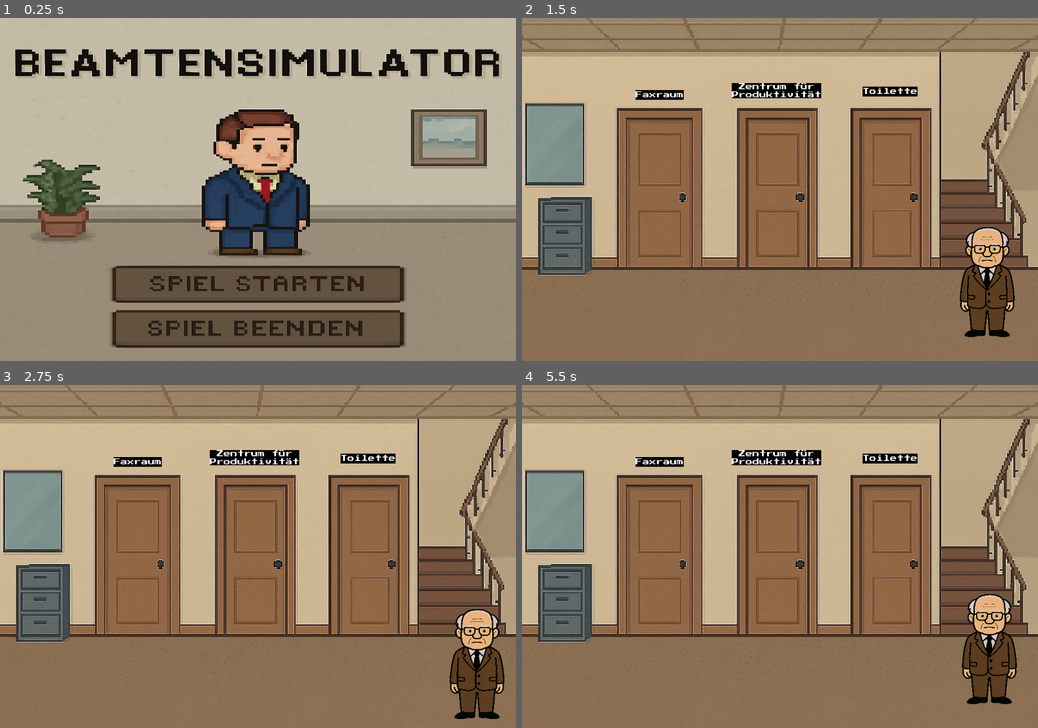
Above: before the commit, frames 1-4 (two rows, left to right).
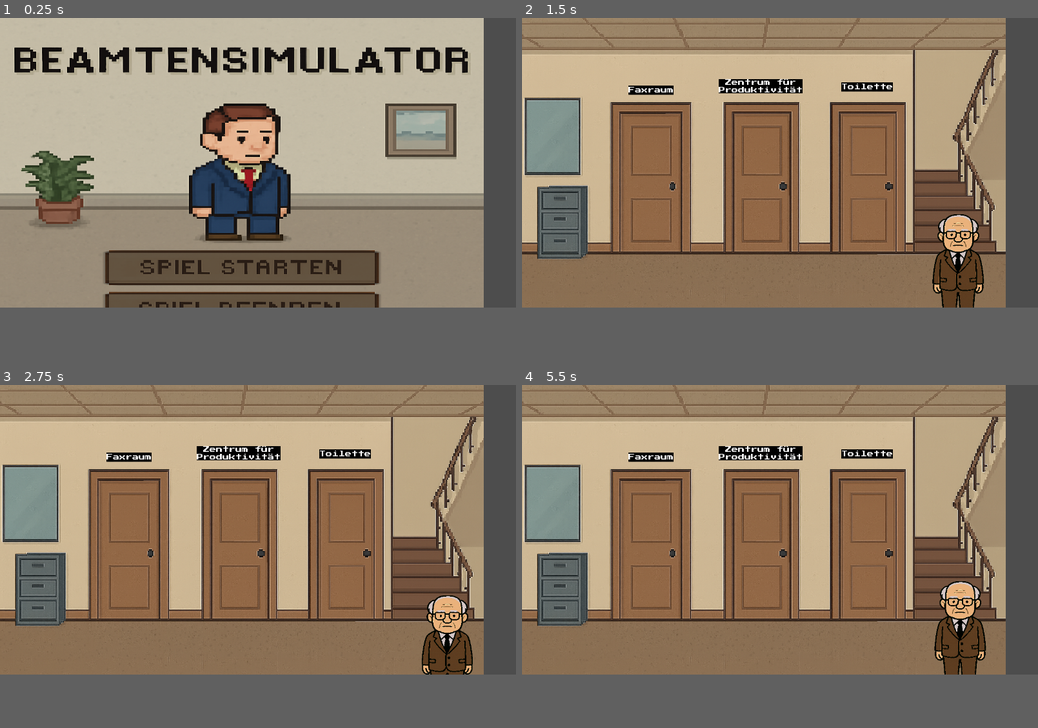
Above: after the commit, the same moments.

Repository: tobstar97/beamtensimulator
Game: Godot game, scene res://scenes/main_menu.tscn
The game is run twice, just before and just after one commit, with the same random seed, the same clock (stepped at 60 frames per second) and the same inputs.
Inputs (mouse positions are in pixels of both pictures, inside the frame that each line leads up to; where the layout moved, square brackets give the same spot in the first picture):
- Up to frame 1 (0.25 s): no input
- Up to frame 2 (1.5 s): click (764, 312) [780, 285] at 0.5 s; tap Enter (ui_accept) at 1.25 s; hold D (move_right) from 1.28 s (still down)
- Up to frame 3 (2.75 s): tap Enter (ui_accept) at 1.52, 2.27 s; release D (move_right) at 2.03 s; hold S (move_down) from 2.03 s (still down)
- Up to frame 4 (5.5 s): release S (move_down) at 2.78 s; hold D (move_right) 2.78-3.53 s; hold W (move_up) 3.53-4.28 s; tap Enter (ui_accept) at 3.77, 4.52, 5.27 s; hold A (move_left) from 4.28 s (still down)
In our replay, the window is 800x533 before the commit and 800x450 after it. These sizes can differ from the game's own. Grey fills any space a smaller window leaves; there, only what the larger window draws over its background counts as a difference.

The runs differ from the first frame. In frame 1, 37% of the frame differs, in the area x 0-100%, y 0-97%; in frame 2, 36%; in frame 3, 36%; in frame 4, 36%.

Commit message:
Implementierung animierte Spielfigur

Diff:
--- a/beamtensimulator-2025/project.godot
+++ b/beamtensimulator-2025/project.godot
@@ -17,8 +17,11 @@
 
 [display]
 
-window/size/viewport_width=1200
-window/size/viewport_height=800
+window/size/viewport_width=1280
+window/size/viewport_height=720
+window/size/window_width_override=1920
+window/size/window_height_override=1080
+window/stretch/mode="viewport"
 
 [input]
 
@@ -50,5 +53,6 @@
 
 [rendering]
 
+textures/canvas_textures/default_texture_filter=0
 renderer/rendering_method="gl_compatibility"
 renderer/rendering_method.mobile="gl_compatibility"
--- /dev/null
+++ b/beamtensimulator-2025/scenes/office.tscn
@@ -0,0 +1,7 @@
+[gd_scene load_steps=2 format=3 uid="uid://1klu2wunuiuj"]
+
+[ext_resource type="PackedScene" uid="uid://c4vx0sp4m7bit" path="res://scenes/player_main.tscn" id="1_3e7dm"]
+
+[node name="Office" type="Node2D"]
+
+[node name="Player" parent="." instance=ExtResource("1_3e7dm")]
--- /dev/null
+++ b/beamtensimulator-2025/scenes/player_main.tscn
@@ -0,0 +1,155 @@
+[gd_scene load_steps=12 format=3 uid="uid://c4vx0sp4m7bit"]
+
+[ext_resource type="Texture2D" uid="uid://df60t4iygi8my" path="res://assets/gfx/animated_player.png" id="1_71xyo"]
+[ext_resource type="Script" uid="uid://cw701r3l22nxe" path="res://scripts/player_main.gd" id="1_ldew8"]
+
+[sub_resource type="RectangleShape2D" id="RectangleShape2D_n0wcf"]
+size = Vector2(72, 136)
+
+[sub_resource type="Animation" id="Animation_ldew8"]
+resource_name = "idle_down"
+length = 0.4
+loop_mode = 2
+tracks/0/type = "value"
+tracks/0/imported = false
+tracks/0/enabled = true
+tracks/0/path = NodePath("Sprite2D:frame")
+tracks/0/interp = 1
+tracks/0/loop_wrap = true
+tracks/0/keys = {
+"times": PackedFloat32Array(0),
+"transitions": PackedFloat32Array(1),
+"update": 1,
+"values": [0]
+}
+
+[sub_resource type="Animation" id="Animation_0yo0i"]
+length = 0.001
+tracks/0/type = "value"
+tracks/0/imported = false
+tracks/0/enabled = true
+tracks/0/path = NodePath("Sprite2D:frame")
+tracks/0/interp = 1
+tracks/0/loop_wrap = true
+tracks/0/keys = {
+"times": PackedFloat32Array(0),
+"transitions": PackedFloat32Array(1),
+"update": 1,
+"values": [1]
+}
+
+[sub_resource type="Animation" id="Animation_shnay"]
+resource_name = "idle_up"
+length = 0.4
+loop_mode = 2
+tracks/0/type = "value"
+tracks/0/imported = false
+tracks/0/enabled = true
+tracks/0/path = NodePath("Sprite2D:frame")
+tracks/0/interp = 1
+tracks/0/loop_wrap = true
+tracks/0/keys = {
+"times": PackedFloat32Array(0),
+"transitions": PackedFloat32Array(1),
+"update": 1,
+"values": [4]
+}
+
+[sub_resource type="Animation" id="Animation_4gosi"]
+resource_name = "idle_side"
+length = 0.4
+loop_mode = 2
+tracks/0/type = "value"
+tracks/0/imported = false
+tracks/0/enabled = true
+tracks/0/path = NodePath("Sprite2D:frame")
+tracks/0/interp = 1
+tracks/0/loop_wrap = true
+tracks/0/keys = {
+"times": PackedFloat32Array(0),
+"transitions": PackedFloat32Array(1),
+"update": 1,
+"values": [3]
+}
+
+[sub_resource type="Animation" id="Animation_msp0b"]
+resource_name = "walk_side"
+length = 0.4
+loop_mode = 2
+tracks/0/type = "value"
+tracks/0/imported = false
+tracks/0/enabled = true
+tracks/0/path = NodePath("Sprite2D:frame")
+tracks/0/interp = 1
+tracks/0/loop_wrap = true
+tracks/0/keys = {
+"times": PackedFloat32Array(0, 0.1, 0.2, 0.3),
+"transitions": PackedFloat32Array(1, 1, 1, 1),
+"update": 1,
+"values": [3, 15, 3, 15]
+}
+
+[sub_resource type="Animation" id="Animation_yaabw"]
+resource_name = "walk_down"
+length = 0.4
+loop_mode = 2
+tracks/0/type = "value"
+tracks/0/imported = false
+tracks/0/enabled = true
+tracks/0/path = NodePath("Sprite2D:frame")
+tracks/0/interp = 1
+tracks/0/loop_wrap = true
+tracks/0/keys = {
+"times": PackedFloat32Array(0),
+"transitions": PackedFloat32Array(1),
+"update": 1,
+"values": [0]
+}
+
+[sub_resource type="Animation" id="Animation_u772d"]
+resource_name = "walk_up"
+length = 0.4
+loop_mode = 2
+tracks/0/type = "value"
+tracks/0/imported = false
+tracks/0/enabled = true
+tracks/0/path = NodePath("Sprite2D:frame")
+tracks/0/interp = 1
+tracks/0/loop_wrap = true
+tracks/0/keys = {
+"times": PackedFloat32Array(0),
+"transitions": PackedFloat32Array(1),
+"update": 1,
+"values": [4]
+}
+
+[sub_resource type="AnimationLibrary" id="AnimationLibrary_shnay"]
+_data = {
+&"RESET": SubResource("Animation_0yo0i"),
+&"idle_down": SubResource("Animation_ldew8"),
+&"idle_side": SubResource("Animation_4gosi"),
+&"idle_up": SubResource("Animation_shnay"),
+&"walk_down": SubResource("Animation_yaabw"),
+&"walk_side": SubResource("Animation_msp0b"),
+&"walk_up": SubResource("Animation_u772d")
+}
+
+[node name="Player" type="CharacterBody2D"]
+wall_min_slide_angle = 0.174533
+script = ExtResource("1_ldew8")
+
+[node name="CollisionShape2D" type="CollisionShape2D" parent="."]
+position = Vector2(-4, 4)
+shape = SubResource("RectangleShape2D_n0wcf")
+
+[node name="Sprite2D" type="Sprite2D" parent="."]
+scale = Vector2(0.53494, 0.605664)
+texture = ExtResource("1_71xyo")
+hframes = 6
+vframes = 6
+frame = 1
+
+[node name="AnimationPlayer" type="AnimationPlayer" parent="."]
+libraries = {
+&"": SubResource("AnimationLibrary_shnay")
+}
--- /dev/null
+++ b/beamtensimulator-2025/scripts/player_main.gd
@@ -0,0 +1,71 @@
+class_name Player extends CharacterBody2D
+
+var cardinal_direction : Vector2 = Vector2.DOWN
+var direction : Vector2 = Vector2.ZERO
+var move_speed : float = 100.0
+var state : String = "idle"
+
+@onready var animation_player: AnimationPlayer = $AnimationPlayer
+@onready var sprite_2d: Sprite2D = $Sprite2D
+
+
+
+func _ready():
+	pass
+
+
+func _process(delta: float):
+
+	direction.x = Input.get_action_strength("move_right") - Input.get_action_strength("move_left")
+	direction.y = Input.get_action_strength("move_down") - Input.get_action_strength("move_up")
+
+	velocity = direction * move_speed
+
+	if setState() == true || setDirectio() == true:
+		updateAnimation()
+
+	pass
+
+func _physics_process(delta: float) -> void:
+	move_and_slide()
+
+
+func setDirectio() -> bool:
+	var new_dir : Vector2 = cardinal_direction
+	if direction == Vector2.ZERO:
+		return false
+
+	if direction.y == 0:
+		new_dir = Vector2.RIGHT if direction.x < 0 else Vector2.LEFT
+	elif direction.x == 0:
+		new_dir = Vector2.UP if direction.y < 0 else  Vector2.DOWN
+
+	if new_dir == cardinal_direction:
+		return false
+
+	cardinal_direction = new_dir
+	sprite_2d .scale.x = -1 if cardinal_direction == Vector2.LEFT else 1
+
+	return true
+
+
+func setState() -> bool:
+	var new_state : String = "idle" if direction == Vector2.ZERO else "walk"
+	if new_state == state:
+		return false
+	state = new_state
+	return true
+
+
+func updateAnimation() -> void:
+	animation_player.play(state + "_" + animDirection())
+	pass
+
+
+func animDirection() -> String:
+	if cardinal_direction == Vector2.DOWN:
+		return "down"
+	elif cardinal_direction == Vector2.UP:
+		return "up"
+	else:
+		return "side"
Binary file added: beamtensimulator-2025/assets/gfx/animated_player.png
Not shown, added: beamtensimulator-2025/assets/gfx/animated_player.png.import
Binary file added: beamtensimulator-2025/assets/gfx/tiles/Wand.png
Not shown, added: beamtensimulator-2025/assets/gfx/tiles/Wand.png.import
Not shown, changed: beamtensimulator-2025/export_presets.cfg
Not shown, added: beamtensimulator-2025/scripts/player_main.gd.uid
